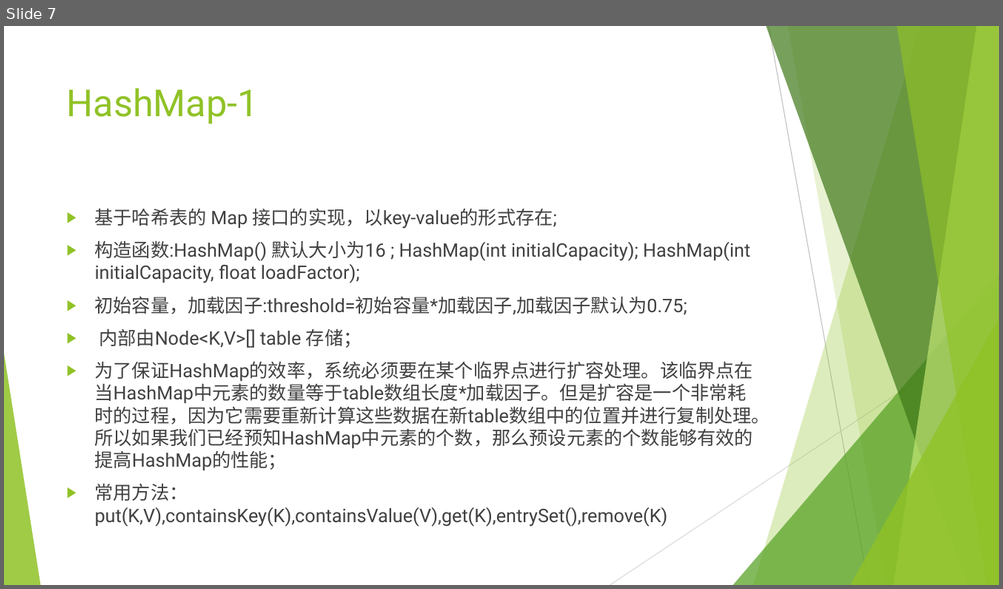
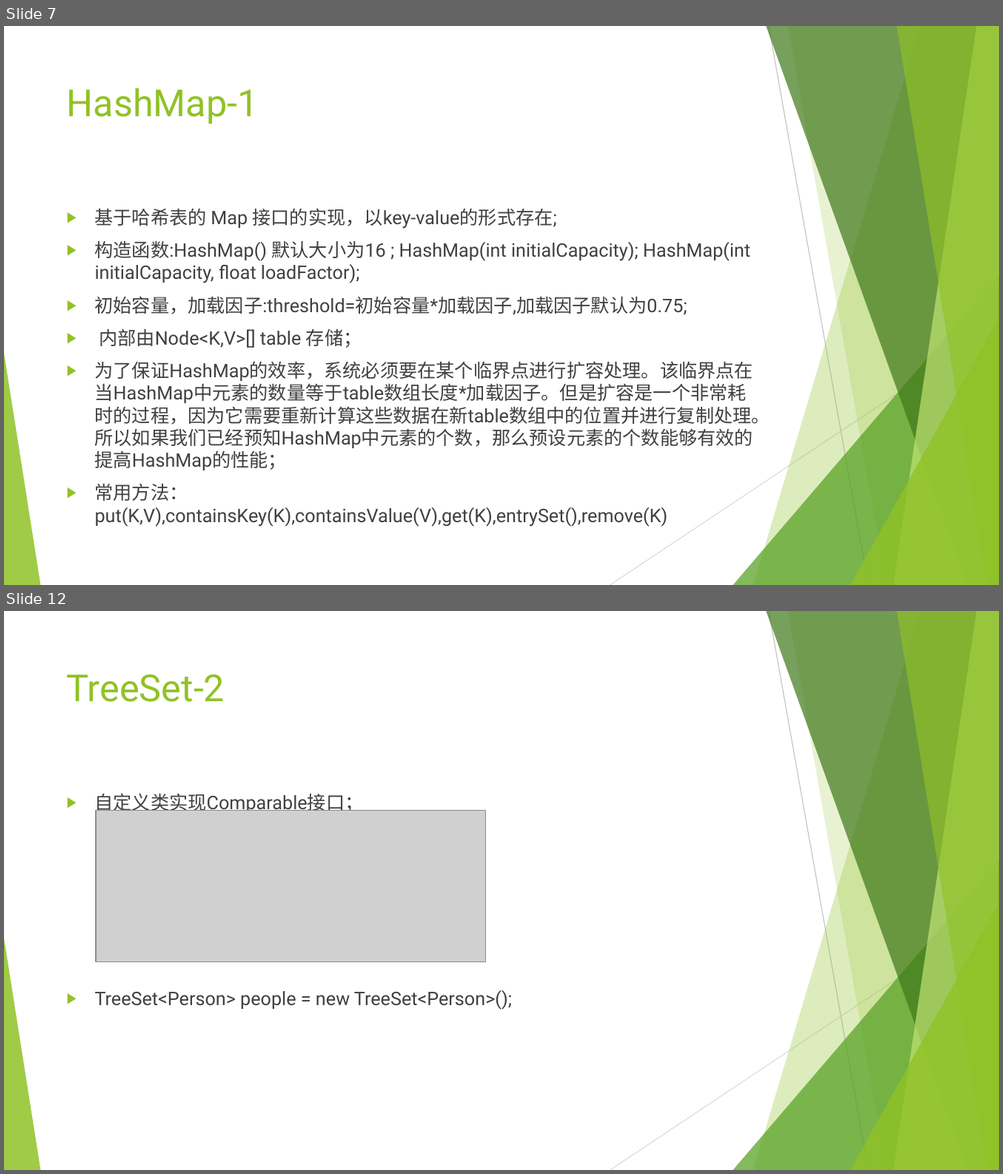
Before and after one commit to mrzhangs1015916/javaLearn, a slide deck: src/mapAndSet/JAVA集合类学习.pptx. Shown one above the other, each under a label of ours: slide 7 before the commit, slides 7 and 12 after it; the slides between them are not shown. The pictures are 1003x589 and 1003x1174 pixels, drawn with LibreOffice and Linux fonts; fonts in the diff are those of the drawing; grey boxes stand for pictures. Boxes give left, top, right and bottom in pixels: in the first picture for what was removed or moved away, otherwise in the second. Text is boxed around its words. In the diff, an @@ line names an element or a change of style, - is before the commit and + after.

```diff
--- a/src/mapAndSet/JAVA集合类学习.pptx
+++ b/src/mapAndSet/JAVA集合类学习.pptx
@@ slide 12 added at (x1=4, y1=611, x2=999, y2=1170), background #FFFFFF; not listed: 10 template elements that a slide beside it also shows @@
@@ title added at (x1=67, y1=674, x2=225, y2=702), 36 pt, text #90C226 @@
+TreeSet-2
@@ text added at (x1=95, y1=794, x2=512, y2=1010), 18 pt, text #404040 @@
+▶ 自定义类实现Comparable接口；
+▶ TreeSet<Person> people = new TreeSet<Person>();
@@ picture added at (x1=96, y1=810, x2=485, y2=962) @@
```
Also in this commit, not shown: 4 other slides added, 1 slide removed, 5 other files.
